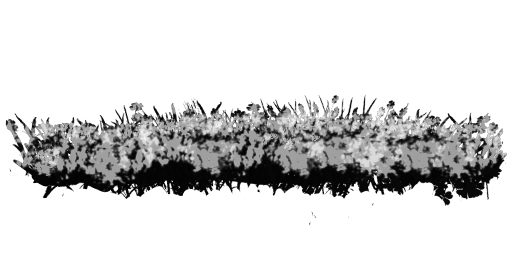
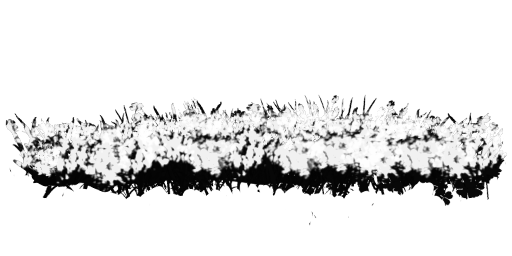
Layer changes from the first 512×256 image to the second:
painted on "Background" over [6, 95, 507, 193]
